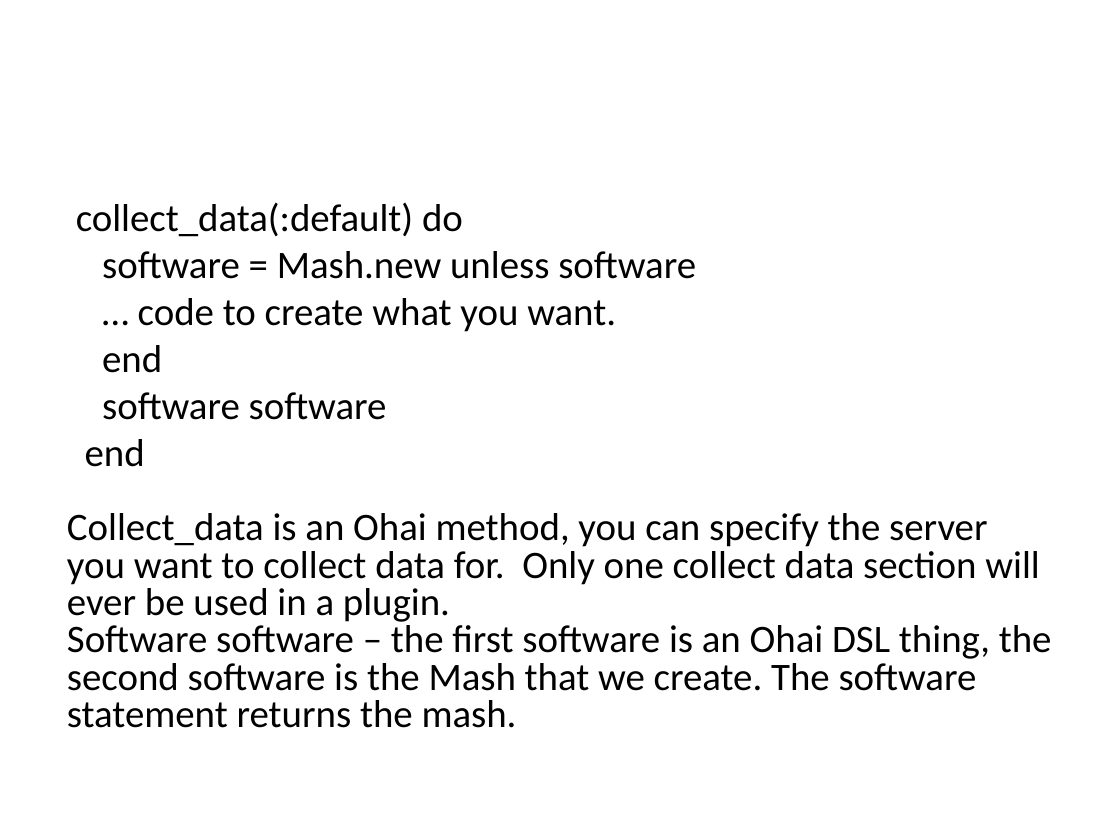
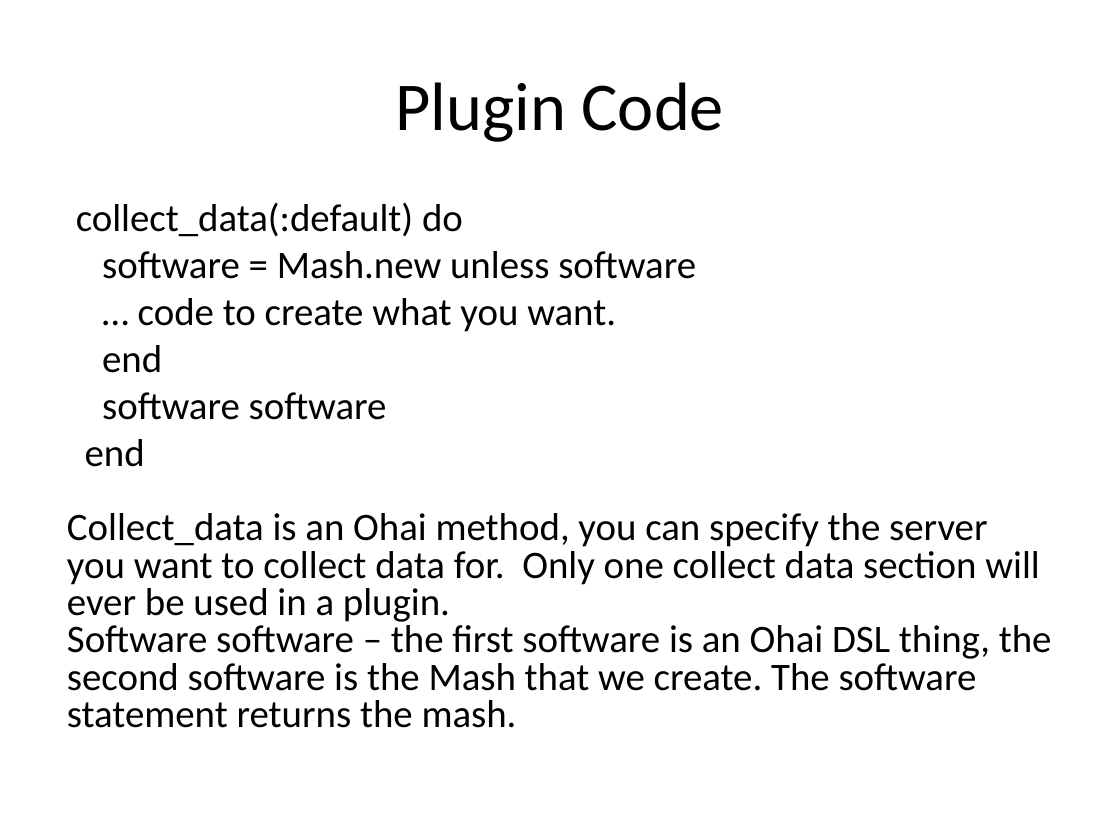
Before and after one commit to MarkGibbons/ohai_tdd, a slide deck: slide 18 of ohai_tdd.ppt. Drawn at 1120x840 pixels with LibreOffice and Linux fonts; fonts in the diff are those of the drawing. Boxes give left, top, right and bottom in pixels: in the first picture for what was removed or moved away, otherwise in the second. Text is boxed around its words. In the diff, an @@ line names an element or a change of style, - is before the commit and + after.

```diff
--- a/ohai_tdd.ppt
+++ b/ohai_tdd.ppt
@@ title added at bbox=[395, 82, 723, 142], 44 pt, text #000000 @@
+Plugin Code
```
Also in this commit, not shown: 2 slides added.
